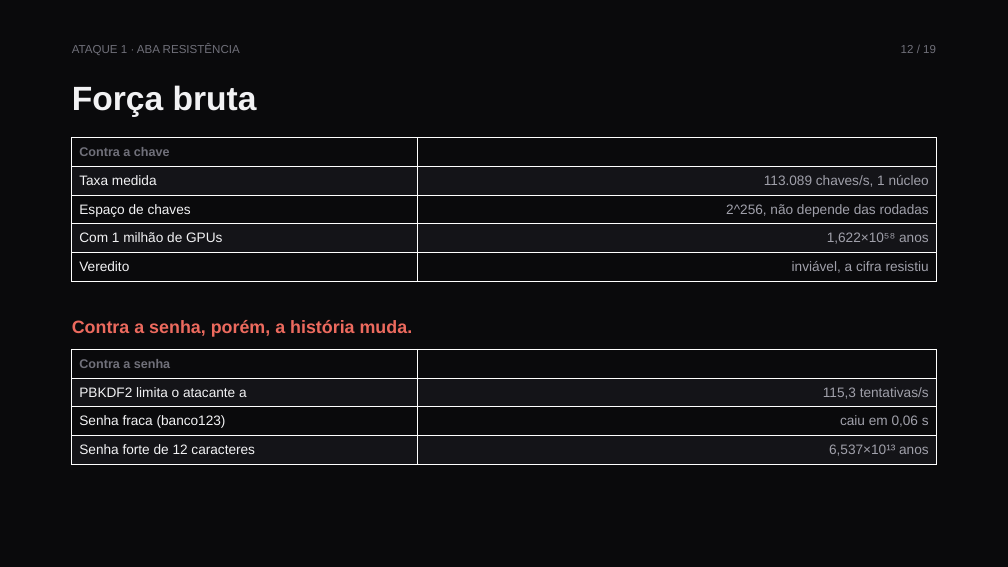
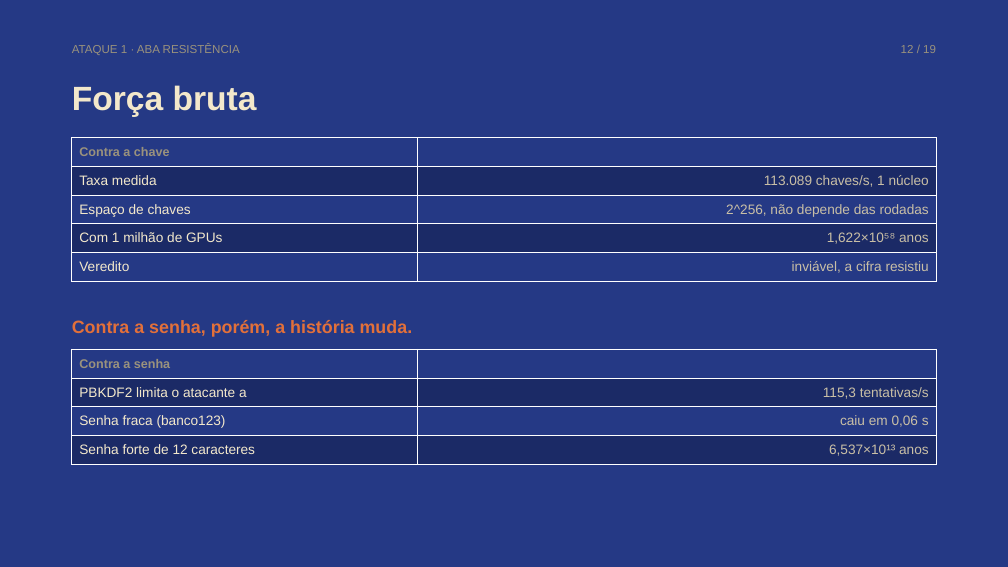
Before and after one commit to vinivent/MaxPay-Cyber, a slide deck: slide 12 of docs/MaxPay-apresentacao.pptx. Drawn at 1008x567 pixels with LibreOffice and Linux fonts; fonts in the diff are those of the drawing. Boxes give left, top, right and bottom in pixels: in the first picture for what was removed or moved away, otherwise in the second. Text is boxed around its words. In the diff, an @@ line names an element or a change of style, - is before the commit and + after.

```diff
--- a/docs/MaxPay-apresentacao.pptx
+++ b/docs/MaxPay-apresentacao.pptx
@@ background #0A0A0C to #253985 @@
@@ text "ATAQUE 1 · ABA RESISTÊNCIA" at (x1=72, y1=45, x2=240, y2=55): text colour #70707A to #9A927D @@
@@ text "12 / 19" at (x1=901, y1=45, x2=936, y2=53): text colour #70707A to #9A927D @@
@@ text "Força bruta" at (x1=72, y1=85, x2=257, y2=117): text colour #F2F2F4 to #F3E8CB @@
@@ table at (x1=72, y1=138, x2=936, y2=281) @@
@@ fill #0A0A0C to #253985 in 6 cells @@
@@ fill #141418 to #1B2A66 in 4 cells @@
@@ text colour #70707A to #9A927D in "Contra a chave" @@
@@ text colour #F2F2F4 to #F3E8CB in "Taxa medida", "Espaço de chaves", "Com 1 milhão de GPUs", "Veredito" @@
@@ text colour #A0A0AA to #C9BFA6 in "113.089 chaves/s, 1 núcleo", "2^256, não depende das rodadas", "1,622×10⁵⁸ anos", "inviável, a cifra resistiu" @@
@@ text "Contra a senha, porém, a ..." at (x1=72, y1=320, x2=413, y2=337): text colour #EC6A5E to #E2703A @@
@@ table at (x1=72, y1=349, x2=936, y2=464) @@
@@ fill #0A0A0C to #253985 in 4 cells @@
@@ fill #141418 to #1B2A66 in 4 cells @@
@@ text colour #70707A to #9A927D in "Contra a senha" @@
@@ text colour #F2F2F4 to #F3E8CB in "PBKDF2 limita o atacante a", "Senha fraca (banco123)", "Senha forte de 12 caracteres" @@
@@ text colour #A0A0AA to #C9BFA6 in "115,3 tentativas/s", "caiu em 0,06 s", "6,537×10¹³ anos" @@
```
Also in this commit, not shown: 18 other slides changed, 11 other files.
